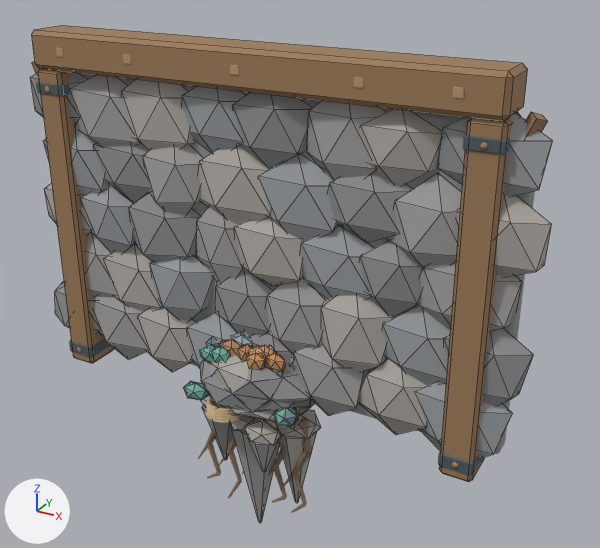
An edit to the Blender file art/source/cave_details.blend, drawn before and after from the same camera.
Rendered twice from a camera (50 mm lens) standing at (5.78, -9.16, 6.9) and looking at (0.47, 0.49, 2.08). The lights are fixed; the arrows at lower left show +X, +Y and +Z. The picture after the commit comes second. Mesh edges are drawn as thin lines on the coarser meshes.

Names of what the first picture shows: 'Faceted wall stratum 1 5', 'Faceted wall stratum 3 3', 'Faceted wall stratum 3 4', 'Faceted wall stratum 3 5', 'Faceted wall stratum 3 6', 'Faceted wall stratum 4 4', 'Faceted wall stratum 4 5', 'Faceted wall stratum 4 6', 'Faceted wall stratum 4 7', 'Hand hewn upright', 'Hand hewn upright.001', 'Timber lintel' and 85 more.
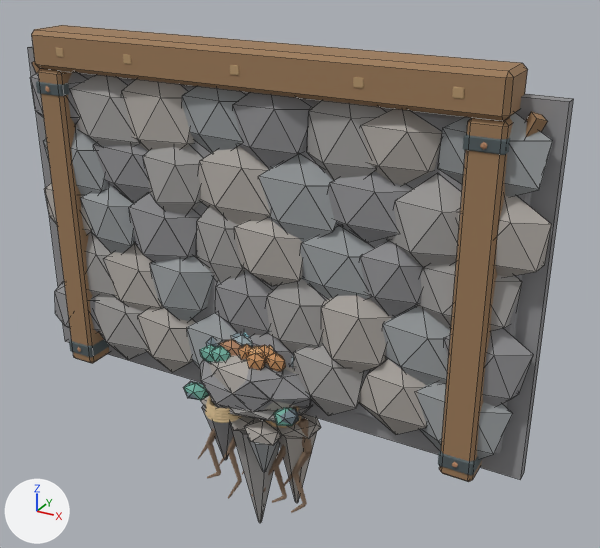
Commit message: art: seal cave wall tile borders with continuous backing

The change, as a diff of the scene's bpy script:
```diff
--- a/art/source/cave_details.blend.py
+++ b/art/source/cave_details.blend.py
@@ me_cubo_025 @@
+me_cubo_025.from_pydata(...)  # a box spanning x -4.0..4.0, y -0.09..0.09, z -2.5..2.5
+me_cubo_025.materials.append(mat_basalt_warm_0)  # grey #909093
@@ ob_continuous_seam_sealing_rock_backing @@
+ob_continuous_seam_sealing_rock_backing = bpy.data.objects.new('Continuous seam sealing rock backing', me_cubo_025)
+ob_continuous_seam_sealing_rock_backing.location = (0.0, 0.21, 2.5)
```

Where the change shows, as pixel boxes [x1, y1, x2, y2] in the pictures (600 x 548 px):
'Continuous seam sealing rock backing', added
    after: [28, 46, 574, 480]
